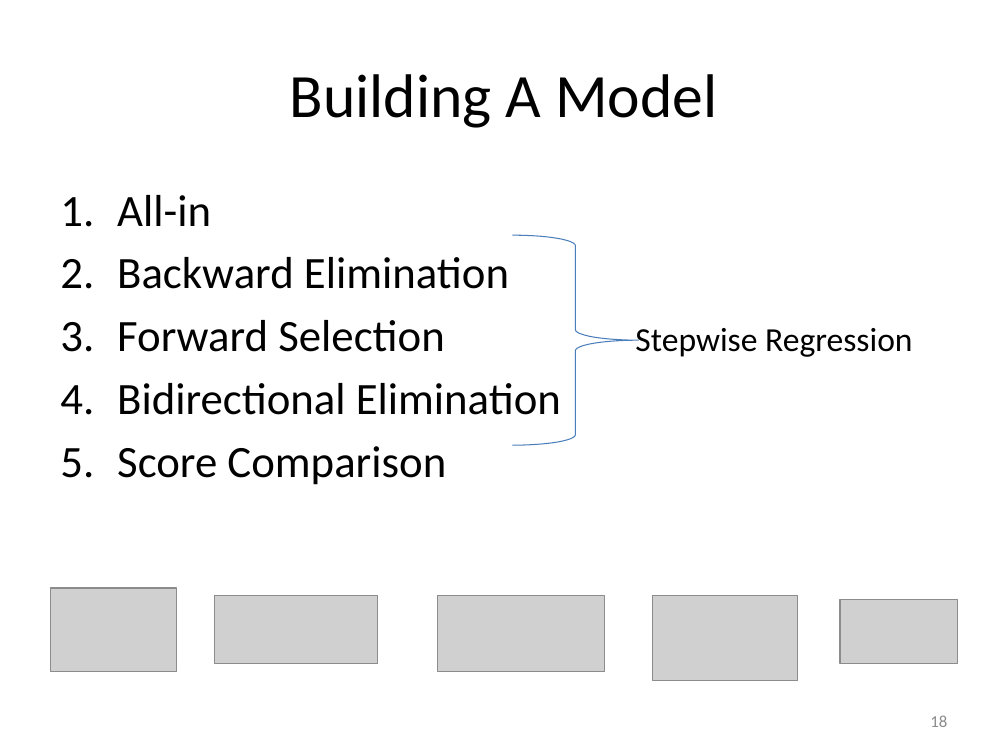
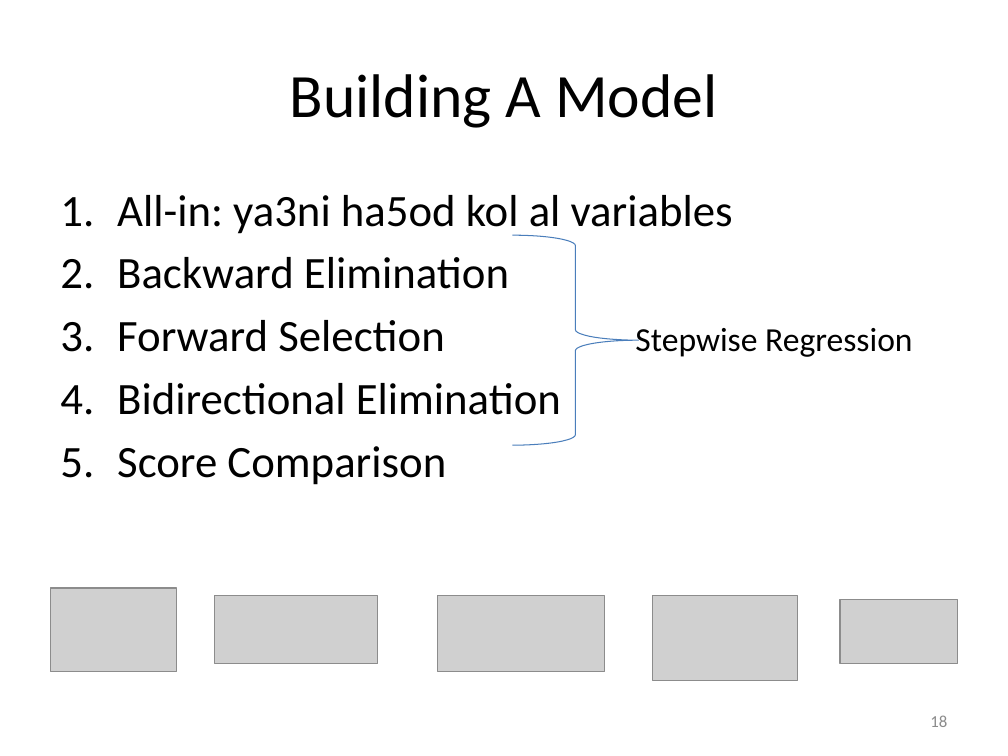
Before and after one commit to EngPeterAtef/Big-Data-Labs, a slide deck: slide 18 of Lab 5 - Predictive Analysis II/Linear Regression.pptx. Drawn at 1008x756 pixels with LibreOffice and Linux fonts; fonts in the diff are those of the drawing; grey boxes stand for pictures. Boxes give left, top, right and bottom in pixels: in the first picture for what was removed or moved away, otherwise in the second. Text is boxed around its words. In the diff, an @@ line names an element or a change of style, - is before the commit and + after.

```diff
--- a/Lab 5 - Predictive Analysis II/Linear Regression.pptx
+++ b/Lab 5 - Predictive Analysis II/Linear Regression.pptx
@@ text at box(117, 195, 733, 238): text changed @@
-1. All-in
+1. All-in: ya3ni ha5od kol al variables
```
Also in this commit, not shown: 3 other slides changed, 2 other files.
